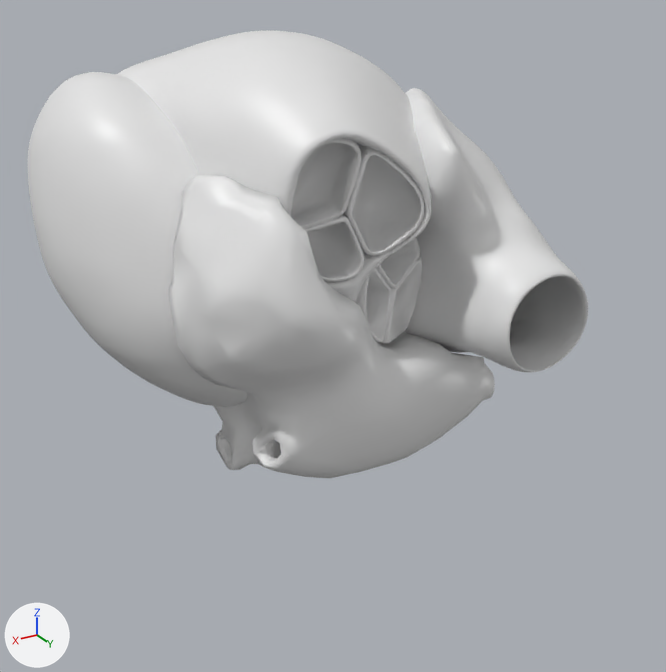
A saved change to the glTF model frontend/public/static/heart/heart.glb.
Camera for both pictures: a 50 mm lens placed at (0.0213, 0.042, -0.0102), pointed at (0.0001, 0.0066, -0.0279). Lighting does not change. The marker at lower left points along +X, +Y and +Z. Where no turn or scale is listed for an object, it has been applied to the vertices.

In view in the first picture: 'Anterior semilunar leaflet of pulmonary valve', 'Left atrium', 'Left coronary leaflet', 'Left semilunar leaflet of pulmonary valve', 'Left ventricle', 'Non-coronary leaflet', 'Right atrium', 'Right coronary leaflet', 'Right semilunar leaflet of pulmonary valve', 'Right ventricle'.
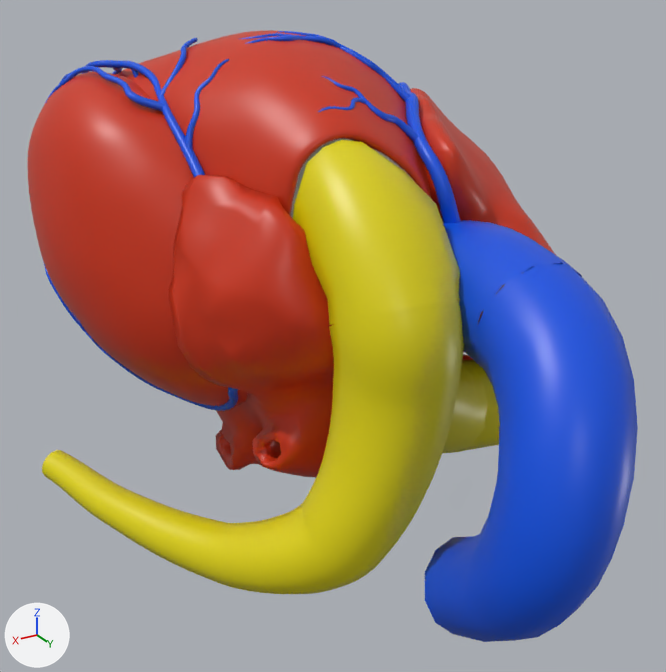
The newer file is also rescaled (x5.0), turned or shifted as a whole; pictures and numbers use the older file's frame.

Where the change shows, as pixel boxes [x1, y1, x2, y2] in the pictures (666 x 672 px):
'Left atrium', recoloured (white to red): [168, 175, 495, 478] in both
'Aortic arch', added (blue): after [425, 264, 638, 642]
'Left ventricle', recoloured (white to red): [28, 72, 389, 407] in both
'Right ventricle', recoloured (white to red): [116, 30, 431, 303] in both
'Right atrium', recoloured (white to red): [404, 88, 588, 372] in both
'Left pulmonary artery', added (yellow): after [42, 450, 428, 594]
'Bifurcation of pulmonary trunk', added (yellow): after [325, 300, 488, 491]
'Pulmonary trunk', added (yellow): after [293, 140, 460, 325]
'Ascending aorta', added (blue): after [442, 220, 582, 366]
'Right coronary artery', added (blue): after [240, 31, 461, 223]
'Anterior interventricular artery', added (blue): after [44, 38, 229, 177]
'Superior lobar artery of right lung', added (yellow): after [456, 361, 500, 452]
'Circumflex artery of heart', added (blue): after [43, 261, 238, 411]
'Septal branches of anterior interventricular artery', added: after [131, 69, 139, 78]
'Right pulmonary artery', added: after [458, 360, 477, 452]
'Right semilunar leaflet of pulmonary valve', unchanged, covered by the edit: before [343, 144, 425, 255]; after [373, 149, 415, 182]
'Anterior semilunar leaflet of pulmonary valve', unchanged, covered by the edit: before [290, 138, 361, 229]; after [290, 138, 352, 219]
'Left semilunar leaflet of pulmonary valve', unchanged, covered by the edit: before [304, 214, 364, 282]

Diff of the bpy script that builds the scene:
```diff
--- a/frontend/public/static/heart/heart.glb.py
+++ b/frontend/public/static/heart/heart.glb.py
@@ mat_trapezius_001 @@
 mat_trapezius_001 = principled_material('Trapezius.001')
-mat_trapezius_001.base_color = (0.8, 0.8, 0.8)  # white #e7e7e7
+mat_trapezius_001.base_color = (0.61, 0.0319, 0.00478)  # red #cd320f
 mat_trapezius_001.roughness = 0.4
@@ ob_ascending_aorta @@
+ob_ascending_aorta = bpy.data.objects.new('Ascending aorta', me_ascending_aorta)  # 130 vertices, 236 faces; spans x -0.00407..0.00424, y -0.0056..0.00551, z -0.00417..0.00381; in mat_artery (blue #0052e3)
+ob_ascending_aorta.location = (-0.003, 0.01091, -0.02542)
@@ ob_aortic_arch @@
+ob_aortic_arch = bpy.data.objects.new('Aortic arch', me_aortic_arch)  # 130 vertices, 236 faces; spans x -0.0045..0.0035, y -0.0025..0.0058, z -0.0082..0.0088; in mat_artery (blue #0052e3)
+ob_aortic_arch.location = (-0.00227, 0.0173, -0.03087)
@@ ob_superior_lobar_artery_of_right_lung @@
+ob_superior_lobar_artery_of_right_lung = bpy.data.objects.new('Superior lobar artery of right lung', me_superior_lobar_artery_of_right_lung)  # 71 vertices, 118 faces; spans x -0.00617..0.00121, y 0.0047..0.0097, z 0.00138..0.00578; in mat_pulmonary_artery (yellow #e2d600)
+ob_superior_lobar_artery_of_right_lung.location = (-0.00374, 0.00509, -0.03377)
@@ ob_right_pulmonary_artery @@
+ob_right_pulmonary_artery = bpy.data.objects.new('Right pulmonary artery', me_right_pulmonary_artery)  # 130 vertices, 236 faces; spans x -0.00902..0.00144, y 0.0034..0.00896, z 0.0004..0.00567; in mat_pulmonary_artery (yellow #e2d600)
+ob_right_pulmonary_artery.location = (-0.00374, 0.00509, -0.03377)
@@ ob_bifurcation_of_pulmonary_trunk @@
+ob_bifurcation_of_pulmonary_trunk = bpy.data.objects.new('Bifurcation of pulmonary trunk', me_bifurcation_of_pulmonary_trunk)  # 260 vertices, 472 faces; spans x -0.00033..0.00767, y 0.00468..0.01063, z 0.00155..0.01052; in mat_pulmonary_artery (yellow #e2d600)
+ob_bifurcation_of_pulmonary_trunk.location = (-0.00374, 0.00509, -0.03377)
@@ ob_pulmonary_trunk @@
+ob_pulmonary_trunk = bpy.data.objects.new('Pulmonary trunk', me_pulmonary_trunk_001)  # 61 vertices, 93 faces; spans x 0.00102..0.00725, y 0.00345..0.01003, z 0.0084..0.01595; in mat_pulmonary_artery (yellow #e2d600)
+ob_pulmonary_trunk.location = (-0.00374, 0.00509, -0.03377)
@@ ob_left_pulmonary_artery @@
+ob_left_pulmonary_artery = bpy.data.objects.new('Left pulmonary artery', me_left_pulmonary_artery)  # 425 vertices, 826 faces; spans x 0.0031..0.0166, y -0.008..0.0104, z -0.0046..0.0033; in mat_pulmonary_artery (yellow #e2d600)
+ob_left_pulmonary_artery.location = (-0.00374, 0.00509, -0.03377)
@@ ob_right_coronary_artery @@
+ob_right_coronary_artery = bpy.data.objects.new('Right coronary artery', me_right_coronary_artery)  # 5717 vertices, 11098 faces; spans x -0.0078..0.0083, y -0.007..0.0117, z -0.014..0.0032; in mat_artery (blue #0052e3)
+ob_right_coronary_artery.location = (-0.00184, -0.00119, -0.01739)
@@ ob_circumflex_artery_of_heart @@
+ob_circumflex_artery_of_heart = bpy.data.objects.new('Circumflex artery of heart', me_circumflex_artery_of_heart)  # 3437 vertices, 6730 faces; spans x -0.00668..0.00234, y -0.00409..0.01088, z -0.00458..0.00692; in mat_artery (blue #0052e3)
+ob_circumflex_artery_of_heart.location = (0.00855, -0.0021, -0.02813)
@@ ob_septal_branches_of_anterior_interventricular_artery @@
+ob_septal_branches_of_anterior_interventricular_artery = bpy.data.objects.new('Septal branches of anterior interventricular artery', me_septal_branches_of_anterior_interventricular_artery)  # 1488 vertices, 2832 faces; spans x -0.00143..0.00104, y -0.00339..0.00443, z -0.00314..0.00329; in mat_artery (blue #0052e3)
+ob_septal_branches_of_anterior_interventricular_artery.location = (0.00505, 0.00087, -0.01897)
@@ ob_anterior_interventricular_artery @@
+ob_anterior_interventricular_artery = bpy.data.objects.new('Anterior interventricular artery', me_anterior_interventricular_artery)  # 2433 vertices, 4722 faces; spans x -0.0044..0.0034, y -0.0063..0.01, z -0.0088..0.0025; in mat_artery (blue #0052e3)
+ob_anterior_interventricular_artery.location = (0.00631, -0.00126, -0.01713)
```
